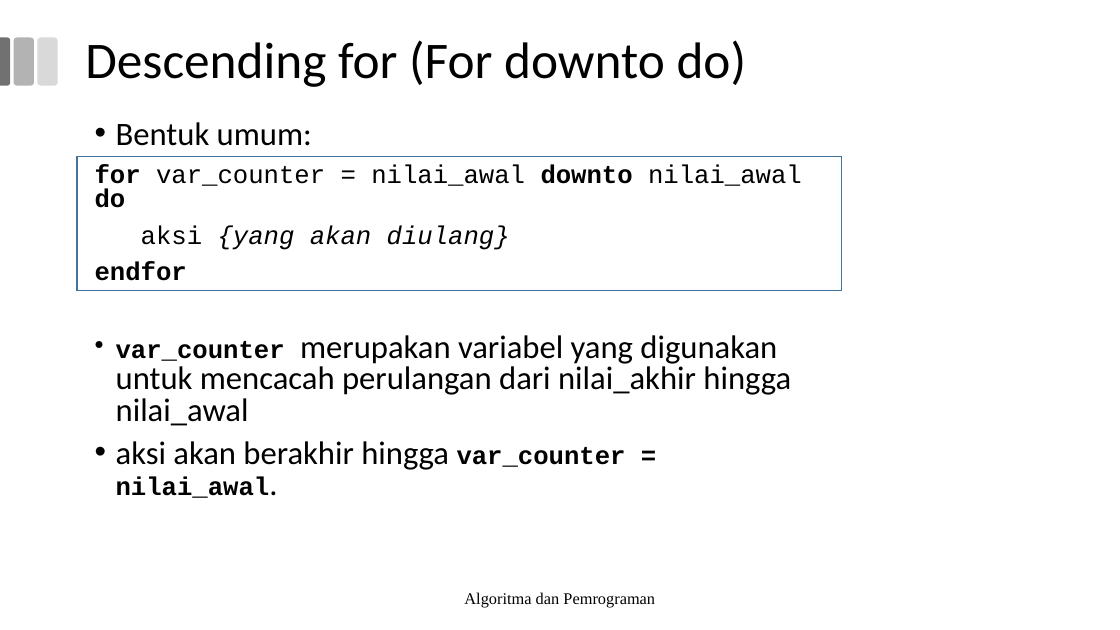
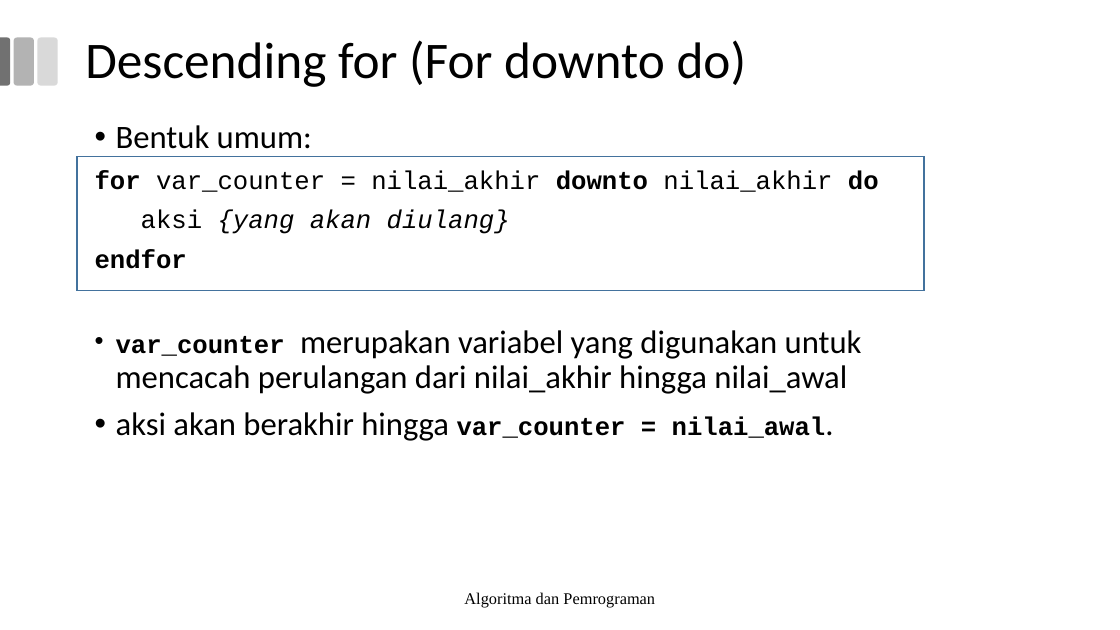
Before and after one commit to miftanurfarid/algoritme_pemrograman, a slide deck: slide 11 of slide/2024/pertemuan_04/Materi Minggu 4 TPB Alpro.odp. Drawn at 1120x630 pixels with LibreOffice and Linux fonts; fonts in the diff are those of the drawing; background and template pictures are left out. Boxes give left, top, right and bottom in pixels: in the first picture for what was removed or moved away, otherwise in the second. Text is boxed around its words. In the diff, an @@ line names an element or a change of style, - is before the commit and + after.

```diff
--- a/slide/2024/pertemuan_04/Materi Minggu 4 TPB Alpro.odp
+++ b/slide/2024/pertemuan_04/Materi Minggu 4 TPB Alpro.odp
@@ text at (95,125,862,441): line spacing 0.8 to 0.9 @@
@@ rectangle: place and size @@
-rectangle at (77,157,842,291)
+rectangle at (77,157,924,291)
@@ text at (95,170,879,192): text changed @@
-for var_counter = nilai_awal downto nilai_awal do
+for var_counter = nilai_akhir downto nilai_akhir do
```
Also in this commit, not shown: 2 other slides changed, 13 other files.
